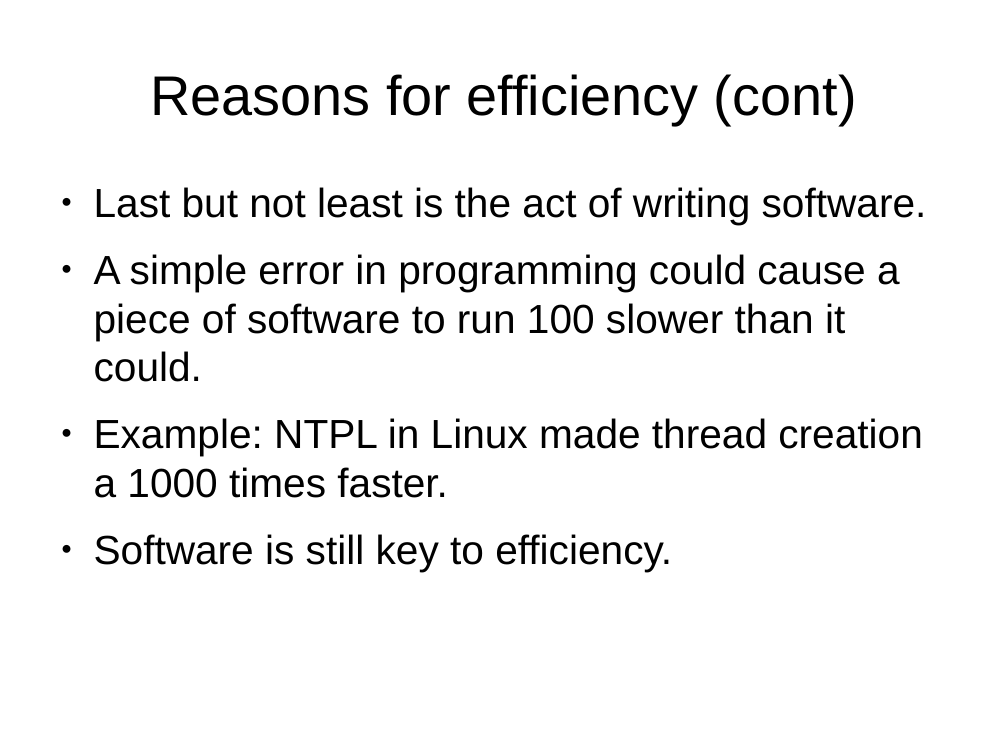
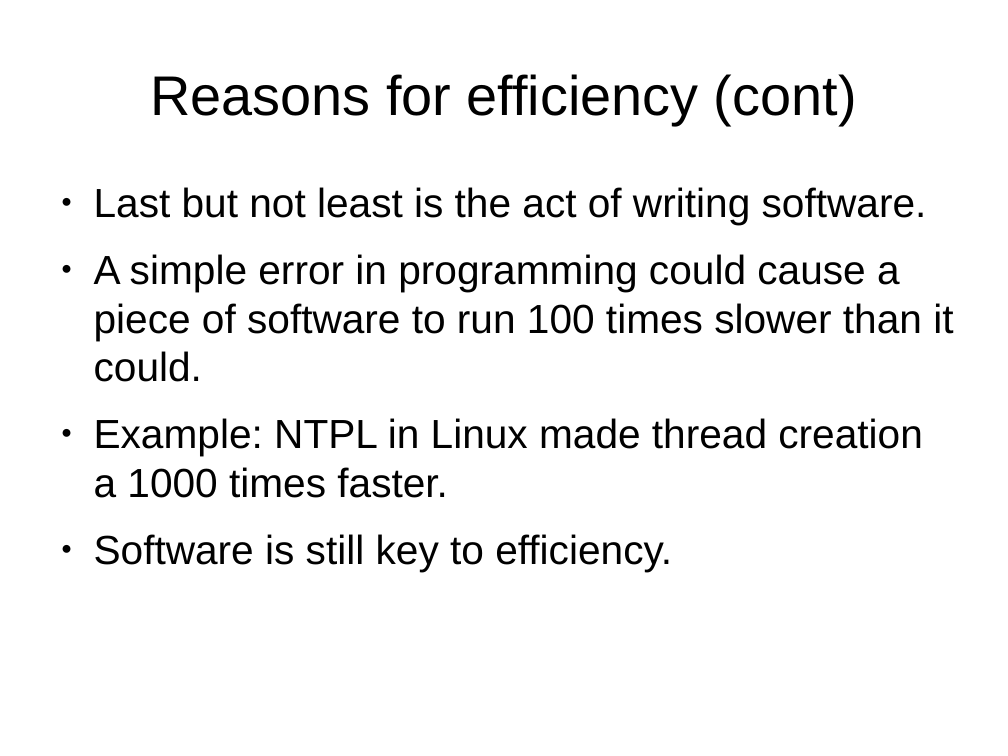
Before and after one commit to veltzer/demos-linux, a slide deck: slide 43 of multi_core/effective_cplusplus.odp. Drawn at 1008x756 pixels with LibreOffice and Linux fonts; fonts in the diff are those of the drawing. Boxes give left, top, right and bottom in pixels: in the first picture for what was removed or moved away, otherwise in the second. Text is boxed around its words. In the diff, an @@ line names an element or a change of style, - is before the commit and + after.

```diff
--- a/multi_core/effective_cplusplus.odp
+++ b/multi_core/effective_cplusplus.odp
@@ text at (94, 254, 953, 382): text changed @@
-● A simple error in programming could cause a piece of software to run 100 slower than it could.
+● A simple error in programming could cause a piece of software to run 100 times slower than it could.
```
Also in this commit, not shown: 11 other slides changed, 6 slides added, 1 other file.
